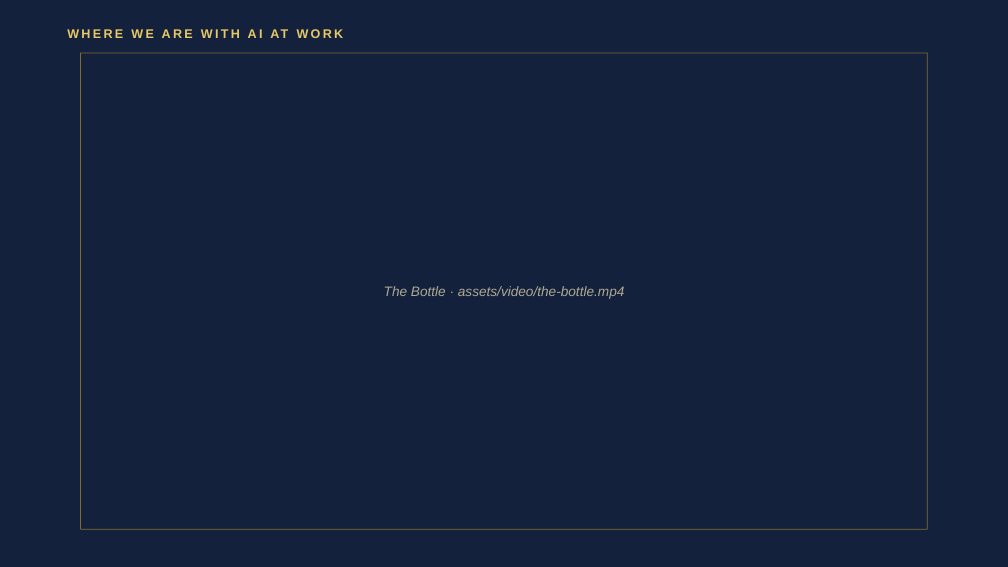
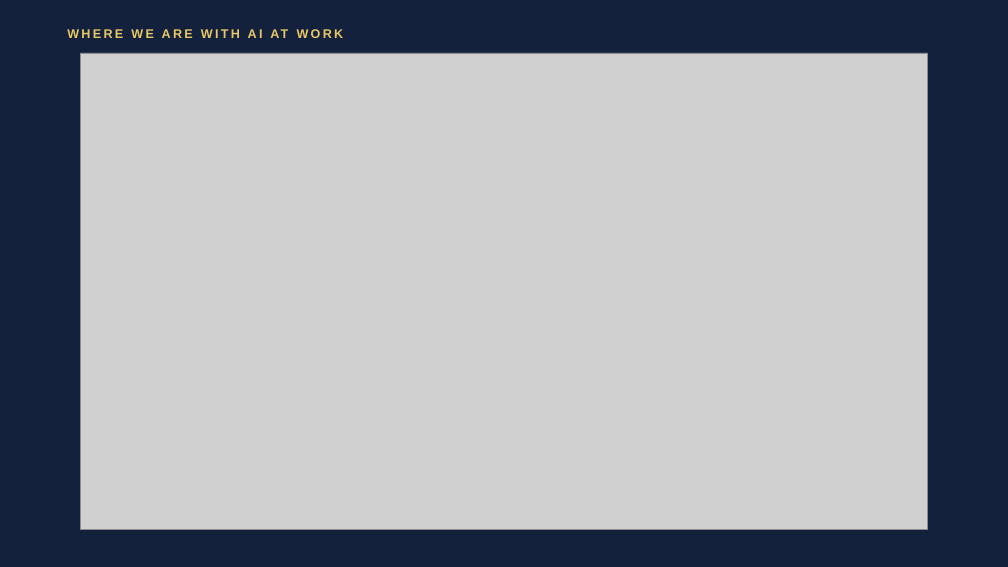
Before and after one commit to denisekgosnell/Donna, a slide deck: slide 2 of decks/build-your-own-donna-v3.pptx. Drawn at 1008x567 pixels with LibreOffice and Linux fonts; fonts in the diff are those of the drawing; grey boxes stand for pictures. Boxes give left, top, right and bottom in pixels: in the first picture for what was removed or moved away, otherwise in the second. Text is boxed around its words. In the diff, an @@ line names an element or a change of style, - is before the commit and + after.

```diff
--- a/decks/build-your-own-donna-v3.pptx
+++ b/decks/build-your-own-donna-v3.pptx
@@ rectangle removed at bbox=[81, 53, 928, 529] @@
@@ picture added at bbox=[81, 53, 928, 529] @@
@@ text removed at bbox=[384, 286, 625, 299] @@
-The Bottle · assets/video/the-bottle.mp4
```
Also in this commit, not shown: 8 other slides changed, 21 other files.
